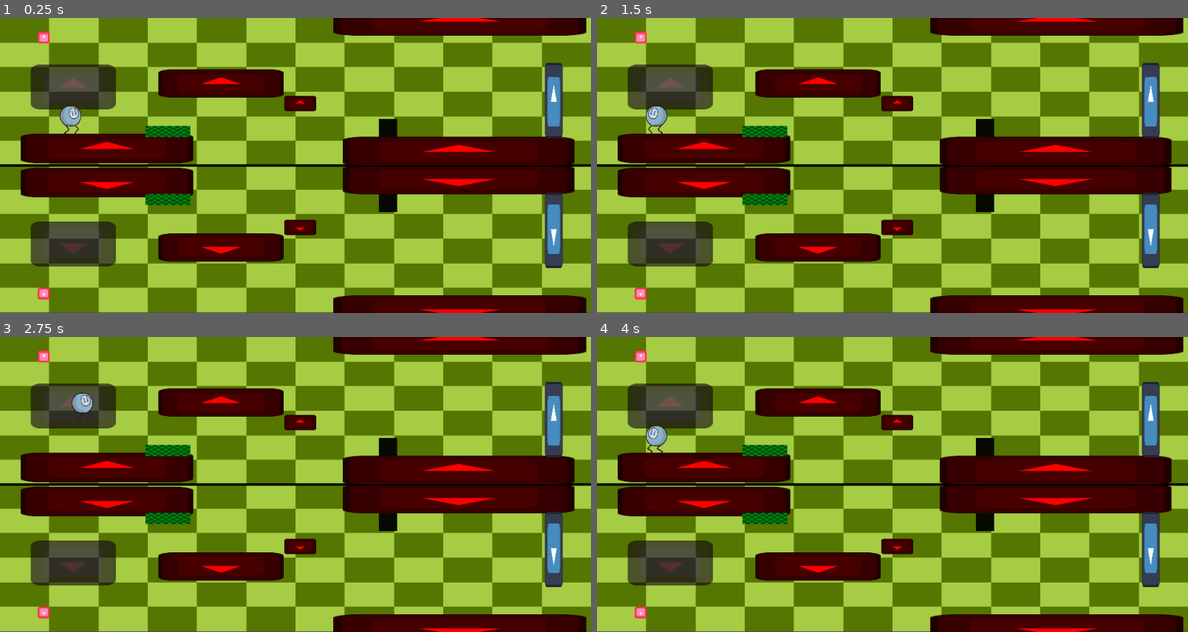
Above: before the commit, frames 1-4 (two rows, left to right).
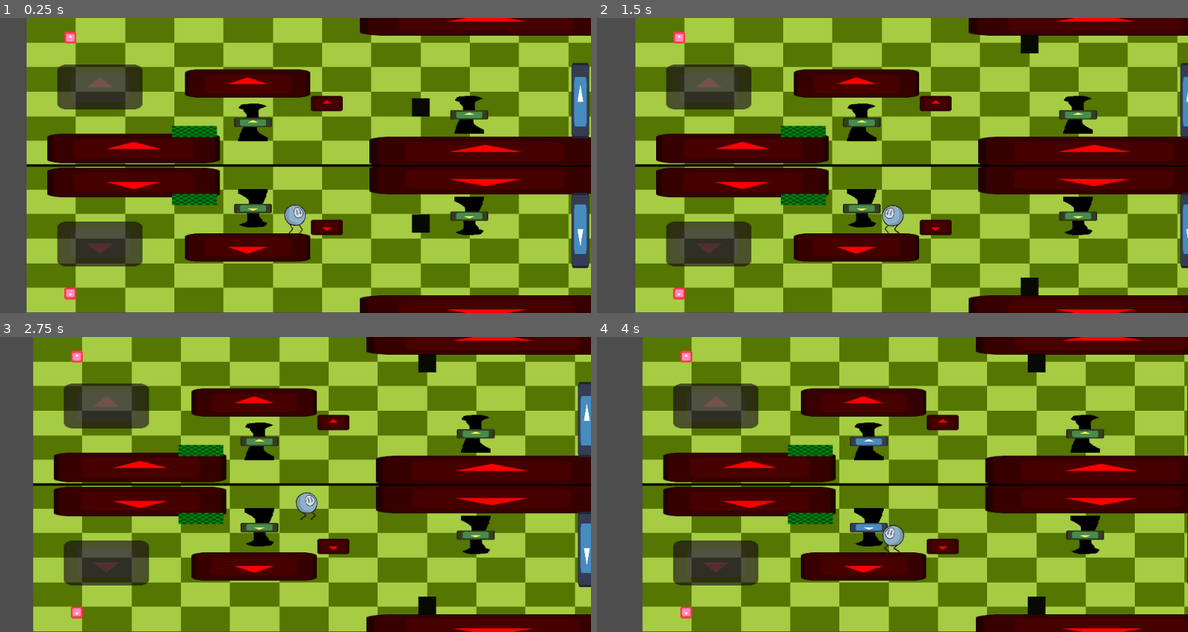
Above: after the commit, the same moments.

Repository: Rinkton/igu-summer-2024
Game: Godot game, scene res://test_levels/solidifier_level.tscn
Two runs of this game, one before a commit and one after it. Both use one fixed random seed, a clock stepped at 60 frames per second and the inputs below. This scene is started directly instead of the project's main scene. The engine's default icon, where the game draws it, is replaced by a stand-in: a white triangle on a blue panel in a dark square.
Inputs (mouse positions are in pixels of both pictures, inside the frame that each line leads up to):
- Up to frame 1 (0.25 s): no input
- Up to frame 2 (1.5 s): move the mouse to (1022, 150) at 0.52 s; tap A (a) at 0.6 s; tap Space (act) at 0.8, 1.35 s; move the mouse to (774, 180) at 1.27 s
- Up to frame 3 (2.75 s): tap D (d) at 1.55, 2.1 s; move the mouse to (354, 419) at 2.02 s; tap W (w) at 2.3 s
- Up to frame 4 (4 s): move the mouse to (862, 543) at 2.77 s; tap W (w) at 2.85 s; tap A (a) at 3.05, 3.6 s; move the mouse to (1069, 528) at 3.52 s; tap Space (act) at 3.8 s

The runs differ from the first frame. In frame 1, 54% of the frame differs, in the area x 0-100%, y 0-100%; in frame 2, 71%; in frame 3, 64%; in frame 4, 80%.

Commit message:
Made checkpoint and deadzone. Also made material laying automattic

Diff:
--- a/4.3proto/camera.gd
+++ b/4.3proto/camera.gd
@@ -9,7 +9,7 @@
 func _ready():
 	target = get_tree().current_scene.get_node("character")
 
-func _physics_process(delta):
+func _physics_process(_delta):
 	if is_instance_valid(target):
 		var target_pos_x
 		target_pos_x = int(lerp(self.global_position.x, target.position.x, LERP_SPEED))
--- /dev/null
+++ b/4.3proto/checkpoint.gd
@@ -0,0 +1,13 @@
+extends Area2D
+
+
+func _process(_delta):
+	if Global.lst_checkpoint_pos and Global.lst_checkpoint_pos.x == global_position.x:
+		modulate.b = 1
+	else:
+		modulate.b = 0.4
+
+
+func _on_body_entered(body):
+	if body.name == "character":
+		Global.lst_checkpoint_pos = global_position
--- /dev/null
+++ b/4.3proto/checkpoint.tscn
@@ -0,0 +1,27 @@
+[gd_scene load_steps=6 format=3 uid="uid://dto02t2vsmfq0"]
+
+[ext_resource type="Texture2D" uid="uid://rk31q3u8ahij" path="res://icon.svg" id="1_lpduh"]
+[ext_resource type="Script" path="res://checkpoint.gd" id="1_pjg7n"]
+[ext_resource type="Material" uid="uid://bpcfwhpje6c2c" path="res://above_material.tres" id="2_awjen"]
+[ext_resource type="Texture2D" uid="uid://dv5coctnd4cku" path="res://parallaxtree.png" id="2_ka7b5"]
+
+[sub_resource type="RectangleShape2D" id="RectangleShape2D_5wjx8"]
+size = Vector2(64, 64)
+
+[node name="checkpoint" type="Area2D"]
+modulate = Color(1, 1, 0.572549, 1)
+script = ExtResource("1_pjg7n")
+
+[node name="Sprite2D" type="Sprite2D" parent="."]
+material = ExtResource("2_awjen")
+scale = Vector2(0.5, 0.13)
+texture = ExtResource("2_ka7b5")
+
+[node name="Sprite2D2" type="Sprite2D" parent="."]
+scale = Vector2(0.5, 0.13)
+texture = ExtResource("1_lpduh")
+
+[node name="CollisionShape2D" type="CollisionShape2D" parent="."]
+shape = SubResource("RectangleShape2D_5wjx8")
+
+[connection signal="body_entered" from="." to="." method="_on_body_entered"]
--- /dev/null
+++ b/4.3proto/death_zone.gd
@@ -0,0 +1,6 @@
+extends Area2D
+
+
+func _on_body_entered(body):
+	if body.name == "character":
+		get_tree().reload_current_scene()
--- /dev/null
+++ b/4.3proto/death_zone.tscn
@@ -0,0 +1,15 @@
+[gd_scene load_steps=3 format=3 uid="uid://cl1ropcddlo0a"]
+
+[ext_resource type="Script" path="res://death_zone.gd" id="1_vi2tc"]
+
+[sub_resource type="RectangleShape2D" id="RectangleShape2D_e6ox0"]
+size = Vector2(100, 100)
+
+[node name="death_zone" type="Area2D"]
+script = ExtResource("1_vi2tc")
+
+[node name="CollisionShape2D" type="CollisionShape2D" parent="."]
+scale = Vector2(10, 1)
+shape = SubResource("RectangleShape2D_e6ox0")
+
+[connection signal="body_entered" from="." to="." method="_on_body_entered"]
--- a/4.3proto/gate.tscn
+++ b/4.3proto/gate.tscn
@@ -1,7 +1,8 @@
-[gd_scene load_steps=8 format=3 uid="uid://bj7uyjqpmm6ux"]
+[gd_scene load_steps=9 format=3 uid="uid://bj7uyjqpmm6ux"]
 
 [ext_resource type="Script" path="res://gate.gd" id="1_u3nt2"]
 [ext_resource type="Texture2D" uid="uid://rk31q3u8ahij" path="res://icon.svg" id="2_rynay"]
+[ext_resource type="Material" uid="uid://bpcfwhpje6c2c" path="res://above_material.tres" id="2_vetit"]
 
 [sub_resource type="RectangleShape2D" id="RectangleShape2D_ofhxp"]
 size = Vector2(30, 128)
@@ -207,6 +208,7 @@
 script = ExtResource("1_u3nt2")
 
 [node name="Sprite2D" type="Sprite2D" parent="."]
+material = ExtResource("2_vetit")
 position = Vector2(0, -64)
 scale = Vector2(0.239999, 1)
 texture = ExtResource("2_rynay")
--- a/4.3proto/global.gd
+++ b/4.3proto/global.gd
@@ -1,3 +1,5 @@
 extends Node
+class_name global
 
 var mirrored_objects = []
+var lst_checkpoint_pos
--- a/4.3proto/lever.gd
+++ b/4.3proto/lever.gd
@@ -4,7 +4,7 @@
 @export var node_path: NodePath
 
 
-func _process(delta):
+func _process(_delta):
 	for body in get_overlapping_bodies():
 		if body.name == "character" and Input.is_action_just_pressed("act"):
 			if get_node(node_path).activated:
--- a/4.3proto/main.gd
+++ b/4.3proto/main.gd
@@ -1,6 +1,7 @@
 extends Node2D
 
 
+@onready var above_material = preload("res://above_material.tres")
 @onready var symmetric_link_res = preload("res://symmetry_link.tscn")
 @onready var cur_side = $above
 
@@ -10,6 +11,10 @@
 func _ready():
 	character = $character
 	for object in $above.get_children():
+		if not(object is RigidBody2D): # Idk, but the push is feeling bad when I lay material on its sprite
+			for child in object.get_children():
+				if child is Sprite2D:
+					child.material = above_material
 		var new_object = object.duplicate()
 		var object_symmetric_link = symmetric_link_res.instantiate()
 		object_symmetric_link.obj = new_object
@@ -19,15 +24,21 @@
 		new_object.add_child(new_object_symmetric_link)
 		#new_object.set_collision_layer_value(1,false)
 		$below.add_child(new_object)
+	if Global.lst_checkpoint_pos:
+		$character.global_position = Global.lst_checkpoint_pos
+	$camera.global_position.x = $character.global_position.x
+	set_symmetric()
 
 func _process(_delta):
-
+	# NOT FORGET TO SET NULL IN GLOBAL.LST_CHECKPOINT_POS WHEN YOU EXIT LEVEL OR FINISHING IT UP
 	if Input.is_action_just_pressed("scroll_up"):
 		for object in cur_side.get_children():
 			object.position.y -= 3 * (1 if cur_side == $above else -1)
 	elif Input.is_action_just_pressed("scroll_down"):
 		for object in cur_side.get_children():
 			object.position.y += 3 * (1 if cur_side == $above else -1)
+	if Input.is_action_just_pressed("reset"):
+		get_tree().reload_current_scene()
 
 	character.check_is_above()
 
@@ -35,11 +46,16 @@
 		cur_side = $above
 	else:
 		cur_side = $below
+	set_symmetric()
 
+
+func set_symmetric():
 	for object in cur_side.get_children():
 		var symmetric_object = object.get_node("symmetry_link").obj
 		if cur_side == $above:
-			symmetric_object.get_child(0).material = null
+			for child in symmetric_object.get_children():
+				if child is Sprite2D:
+					child.material = null
 			symmetric_object.z_index = -1
 			#if object.get("gravity_scale") and object.gravity_scale != 1:
 				#object.gravity_scale = 1
--- a/4.3proto/main.tscn
+++ b/4.3proto/main.tscn
@@ -8,7 +8,7 @@
 [ext_resource type="PackedScene" uid="uid://bhrou6ujbten2" path="res://obst1.tscn" id="4_72qsx"]
 [ext_resource type="Texture2D" uid="uid://gbbkkhys7fr3" path="res://mountainparallax.png" id="4_76x11"]
 [ext_resource type="Script" path="res://point_light_2d.gd" id="4_fcd8y"]
-[ext_resource type="PackedScene" uid="uid://y670nsgjw3ha" path="res://node_2d.tscn" id="5_32rjb"]
+[ext_resource type="PackedScene" uid="uid://y670nsgjw3ha" path="res://push.tscn" id="5_32rjb"]
 [ext_resource type="PackedScene" uid="uid://pqw12i2ojyfo" path="res://camera.tscn" id="8_0s4gn"]
 [ext_resource type="Texture2D" uid="uid://dv5coctnd4cku" path="res://parallaxtree.png" id="10_slfmi"]
 
--- a/4.3proto/node_2d.gd
+++ /dev/null
@@ -1,7 +0,0 @@
-extends RigidBody2D
-
-func _process(_delta):
-	if len($Area2D.get_overlapping_bodies()) == 0:
-		pass
-		#print('yyyyy')
-		#linear_velocity = Vector2(0,0)
--- a/4.3proto/node_2d.tscn
+++ /dev/null
@@ -1,28 +0,0 @@
-[gd_scene load_steps=4 format=3 uid="uid://y670nsgjw3ha"]
-
-[ext_resource type="Texture2D" uid="uid://ikg01mwhr1j2" path="res://bgcheckeredgreen.png" id="1_187i3"]
-
-[sub_resource type="RectangleShape2D" id="RectangleShape2D_ntpfh"]
-size = Vector2(30, 30)
-
-[sub_resource type="RectangleShape2D" id="RectangleShape2D_duk7t"]
-size = Vector2(33, 33)
-
-[node name="push" type="RigidBody2D"]
-collision_mask = 3
-sleeping = true
-linear_damp = 2.0
-
-[node name="CollisionShape2D" type="CollisionShape2D" parent="."]
-shape = SubResource("RectangleShape2D_ntpfh")
-
-[node name="Sprite2D" type="Sprite2D" parent="."]
-modulate = Color(0.0605303, 0.0605303, 0.0605303, 1)
-scale = Vector2(0.16, 0.32)
-texture = ExtResource("1_187i3")
-
-[node name="Area2D" type="Area2D" parent="."]
-collision_mask = 3
-
-[node name="CollisionShape2D" type="CollisionShape2D" parent="Area2D"]
-shape = SubResource("RectangleShape2D_duk7t")
--- a/4.3proto/project.godot
+++ b/4.3proto/project.godot
@@ -57,6 +57,11 @@
 "events": [Object(InputEventKey,"resource_local_to_scene":false,"resource_name":"","device":-1,"window_id":0,"alt_press …(191 unchanged characters)…
 ]
 }
+reset={
+"deadzone": 0.5,
+"events": [Object(InputEventKey,"resource_local_to_scene":false,"resource_name":"","device":-1,"window_id":0,"alt_pressed":false,"shift_pressed":false,"ctrl_pressed":false,"meta_pressed":false,"pressed":false,"keycode":0,"physical_keycode":82,"key_label":0,"unicode":114,"location":0,"echo":false,"script":null)
+]
+}
 
 [layer_names]
 
--- a/4.3proto/push.tscn
+++ b/4.3proto/push.tscn
@@ -1,16 +1,28 @@
-[gd_scene load_steps=3 format=3 uid="uid://osqmyd0lyvvp"]
+[gd_scene load_steps=4 format=3 uid="uid://y670nsgjw3ha"]
 
-[ext_resource type="Texture2D" uid="uid://ikg01mwhr1j2" path="res://bgcheckeredgreen.png" id="1_gao36"]
+[ext_resource type="Texture2D" uid="uid://ikg01mwhr1j2" path="res://bgcheckeredgreen.png" id="1_187i3"]
 
 [sub_resource type="RectangleShape2D" id="RectangleShape2D_ntpfh"]
 size = Vector2(30, 30)
 
+[sub_resource type="RectangleShape2D" id="RectangleShape2D_duk7t"]
+size = Vector2(33, 33)
+
 [node name="push" type="RigidBody2D"]
+collision_mask = 3
+sleeping = true
+linear_damp = 2.0
+
+[node name="Sprite2D" type="Sprite2D" parent="."]
+modulate = Color(0.0605303, 0.0605303, 0.0605303, 1)
+scale = Vector2(0.16, 0.32)
+texture = ExtResource("1_187i3")
 
 [node name="CollisionShape2D" type="CollisionShape2D" parent="."]
 shape = SubResource("RectangleShape2D_ntpfh")
 
-[node name="Sprite2D" type="Sprite2D" parent="."]
-modulate = Color(0.0605303, 0.0605303, 0.0605303, 1)
-scale = Vector2(0.16, 0.32)
-texture = ExtResource("1_gao36")
+[node name="Area2D" type="Area2D" parent="."]
+collision_mask = 3
+
+[node name="CollisionShape2D" type="CollisionShape2D" parent="Area2D"]
+shape = SubResource("RectangleShape2D_duk7t")
--- a/4.3proto/test_levels/push_at_the_ceiling_level.tscn
+++ b/4.3proto/test_levels/push_at_the_ceiling_level.tscn
@@ -5,7 +5,7 @@
 [ext_resource type="PackedScene" uid="uid://biiv6nh0k0pum" path="res://axis.tscn" id="3_l50ft"]
 [ext_resource type="PackedScene" uid="uid://bl0p65sry0nln" path="res://character.tscn" id="4_wrgqd"]
 [ext_resource type="PackedScene" uid="uid://bhrou6ujbten2" path="res://obst1.tscn" id="5_s5b7r"]
-[ext_resource type="PackedScene" uid="uid://y670nsgjw3ha" path="res://node_2d.tscn" id="6_hu26i"]
+[ext_resource type="PackedScene" uid="uid://y670nsgjw3ha" path="res://push.tscn" id="6_hu26i"]
 [ext_resource type="PackedScene" uid="uid://cswaure8ckm57" path="res://button.tscn" id="7_l0xjb"]
 [ext_resource type="PackedScene" uid="uid://bj7uyjqpmm6ux" path="res://gate.tscn" id="8_40rpk"]
 
--- a/4.3proto/test_levels/round_push_level.tscn
+++ b/4.3proto/test_levels/round_push_level.tscn
@@ -5,7 +5,7 @@
 [ext_resource type="PackedScene" uid="uid://biiv6nh0k0pum" path="res://axis.tscn" id="3_u80a0"]
 [ext_resource type="PackedScene" uid="uid://bl0p65sry0nln" path="res://character.tscn" id="4_0k1go"]
 [ext_resource type="PackedScene" uid="uid://bhrou6ujbten2" path="res://obst1.tscn" id="5_a550s"]
-[ext_resource type="PackedScene" uid="uid://y670nsgjw3ha" path="res://node_2d.tscn" id="6_sv6sf"]
+[ext_resource type="PackedScene" uid="uid://y670nsgjw3ha" path="res://push.tscn" id="6_sv6sf"]
 
 [sub_resource type="CircleShape2D" id="CircleShape2D_hukh0"]
 radius = 20.0
--- a/4.3proto/test_levels/solidifier_level.tscn
+++ b/4.3proto/test_levels/solidifier_level.tscn
@@ -6,10 +6,13 @@
 [ext_resource type="PackedScene" uid="uid://bl0p65sry0nln" path="res://character.tscn" id="4_3iv8s"]
 [ext_resource type="PackedScene" uid="uid://bhrou6ujbten2" path="res://obst1.tscn" id="5_upep6"]
 [ext_resource type="PackedScene" uid="uid://c5efq5dnwbc0y" path="res://solidifier.tscn" id="6_ekoiu"]
-[ext_resource type="PackedScene" uid="uid://y670nsgjw3ha" path="res://node_2d.tscn" id="6_ws0ma"]
+[ext_resource type="PackedScene" uid="uid://y670nsgjw3ha" path="res://push.tscn" id="6_ws0ma"]
 [ext_resource type="PackedScene" uid="uid://cswaure8ckm57" path="res://button.tscn" id="7_yy7rb"]
 [ext_resource type="PackedScene" uid="uid://bj7uyjqpmm6ux" path="res://gate.tscn" id="8_4og2i"]
 [ext_resource type="PackedScene" uid="uid://hw2ef7yirqhk" path="res://lever.tscn" id="10_hh5n2"]
+[ext_resource type="PackedScene" uid="uid://dto02t2vsmfq0" path="res://checkpoint.tscn" id="11_akctc"]
+[ext_resource type="PackedScene" uid="uid://pqw12i2ojyfo" path="res://camera.tscn" id="12_0fm0e"]
+[ext_resource type="PackedScene" uid="uid://cl1ropcddlo0a" path="res://death_zone.tscn" id="13_kcmng"]
 
 [sub_resource type="Gradient" id="Gradient_kcv1g"]
 offsets = PackedFloat32Array(1)
@@ -43,8 +46,7 @@
 metadata/_edit_lock_ = true
 
 [node name="character" parent="." instance=ExtResource("4_3iv8s")]
-position = Vector2(120, 159)
-floor_snap_length = 4.0
+position = Vector2(455, 292)
 
 [node name="above" type="Node2D" parent="."]
 
@@ -86,6 +88,12 @@
 position = Vector2(74, 33)
 node_path = NodePath("../gate")
 
+[node name="checkpoint" parent="above" instance=ExtResource("11_akctc")]
+position = Vector2(383, 177)
+
+[node name="checkpoint2" parent="above" instance=ExtResource("11_akctc")]
+position = Vector2(749, 164)
+
 [node name="below" type="Node2D" parent="."]
 
 [node name="Marker2D" type="Marker2D" parent="."]
@@ -99,3 +107,8 @@
 range_z_max = 2
 texture = SubResource("GradientTexture2D_kdi5q")
 metadata/_edit_lock_ = true
+
+[node name="camera" parent="." instance=ExtResource("12_0fm0e")]
+
+[node name="death_zone" parent="." instance=ExtResource("13_kcmng")]
+position = Vector2(500, 550)
Not shown: 1 places in 4.3proto/test_levels/solidifier_level.tscn that only renumber resources
